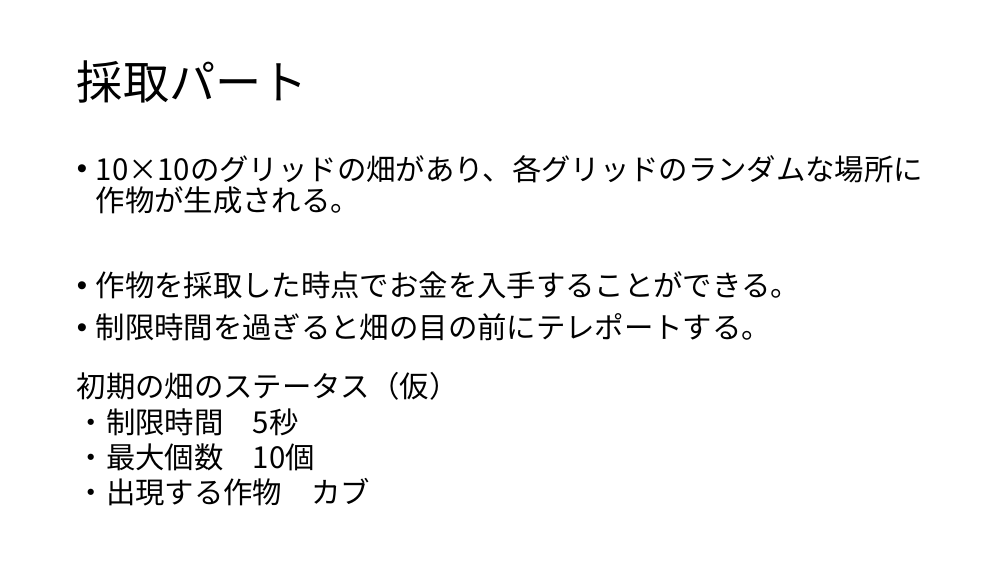
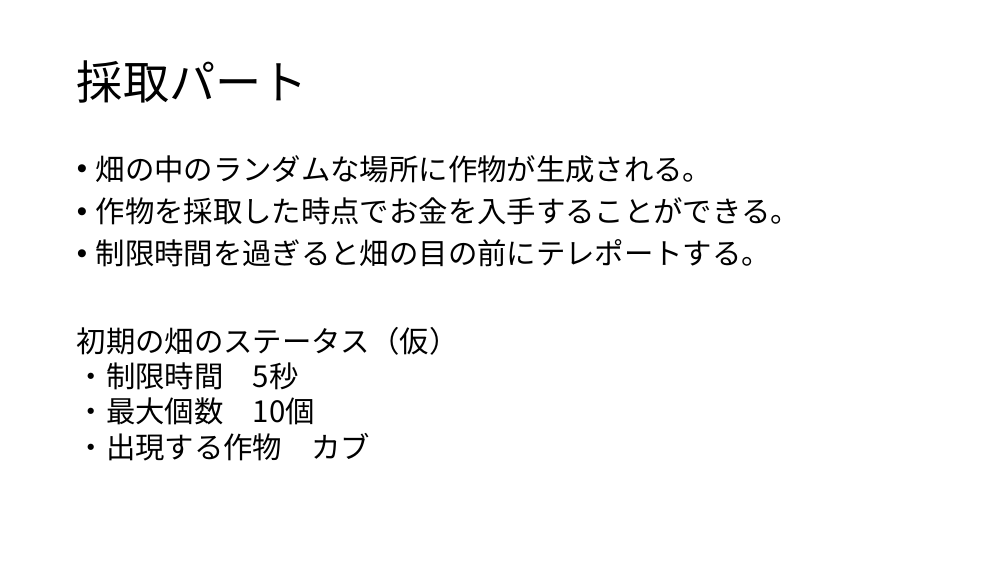
Before and after one commit to KawanoTakumi/FarmLife, a slide deck: slide 4 of FarmLife_企画.pptx. Drawn at 1008x567 pixels with LibreOffice and Linux fonts; fonts in the diff are those of the drawing. Boxes give left, top, right and bottom in pixels: in the first picture for what was removed or moved away, otherwise in the second. Text is boxed around its words. In the diff, an @@ line names an element or a change of style, - is before the commit and + after.

```diff
--- a/FarmLife_企画.pptx
+++ b/FarmLife_企画.pptx
@@ text at (96, 155, 713, 183): text changed @@
-• 10×10のグリッドの畑があり、各グリッドのランダムな場所に作物が生成される。
+• 畑の中のランダムな場所に作物が生成される。
@@ text "初期の畑のステータス（仮）": place and size @@
-text "初期の畑のステータス（仮）" at (77, 372, 459, 506)
+text "初期の畑のステータス（仮）" at (77, 327, 459, 461)
```
Also in this commit, not shown: 19 other files.
